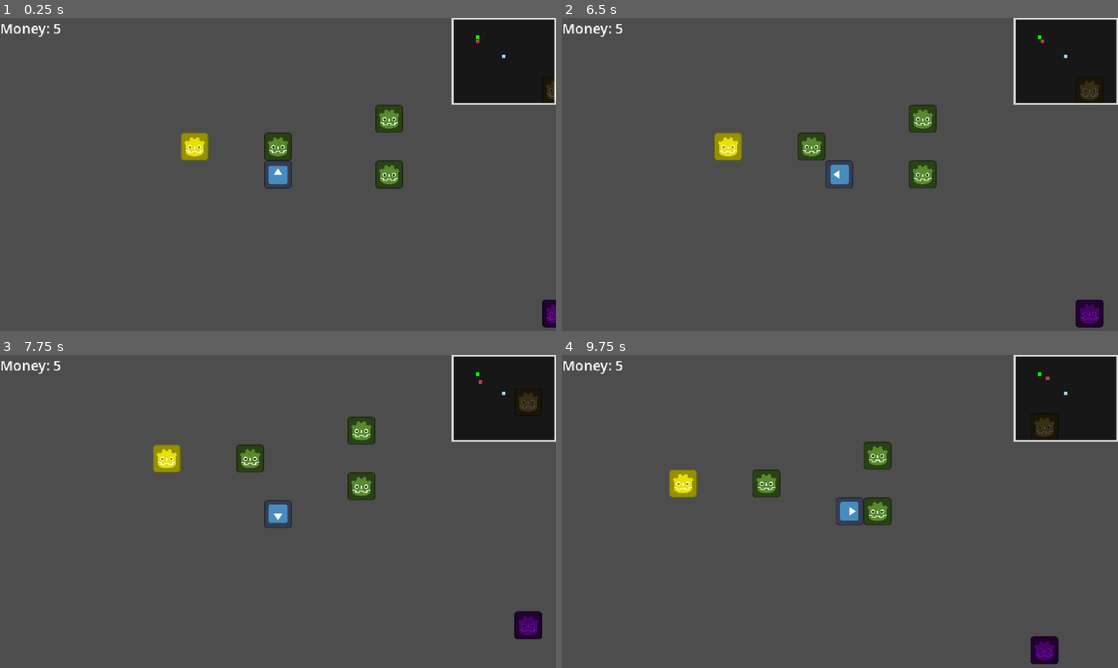
Above: before the commit, frames 1-4 (two rows, left to right).
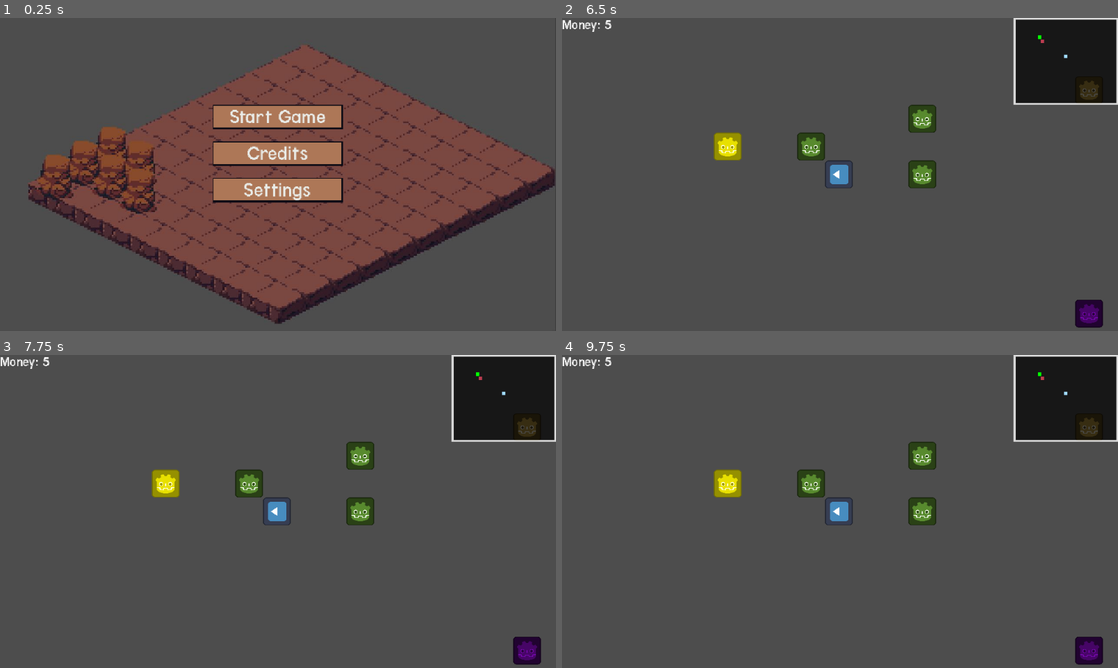
Above: after the commit, the same moments.

Repository: colejparker/brackeysgamejam2026_1
Game: Godot game, scene res://src/game.tscn
The game is run twice, just before and just after one commit, with the same random seed, the same clock (stepped at 60 frames per second) and the same inputs. The engine's default icon, where the game draws it, is replaced by a stand-in: a white triangle on a blue panel in a dark square.
Inputs (mouse positions are in pixels of both pictures, inside the frame that each line leads up to):
- Up to frame 1 (0.25 s): no input
- Up to frame 2 (6.5 s): click (840, 152) at 0.5 s, where only the run after the commit has a clickable "Credits"; click (840, 190) at 1.25 s, where only the run after the commit has a clickable "Settings"; click (840, 118) at 2 s, where only the run after the commit has a clickable "Start Game"; tap Enter at 2.75 s; hold Right (moveRight) 2.78-3.53 s; hold Down (moveDown) 3.53-4.28 s; hold Right (moveRight) 4.28-5.03 s; hold Up (moveUp) 5.03-5.78 s; hold Left (moveLeft) from 5.78 s (still down); tap Escape (escape, bound only after the commit) at 6.4 s
- Up to frame 3 (7.75 s): tap Space at 7.25 s; release Left (moveLeft) at 7.28 s; hold Down (moveDown) from 7.28 s (still down)
- Up to frame 4 (9.75 s): release Down (moveDown) at 8.03 s; hold Right (moveRight) 8.03-8.78 s; hold Up (moveUp) 8.78-9.53 s; hold Right (moveRight) from 9.53 s (still down)

The runs differ from the first frame. In frame 1, 50% of the frame differs, in the area x 0-100%, y 0-99%; in frame 2, 0.6%; in frame 3, 4.9%; in frame 4, 5.3%.

Commit message:
Add Placeholder Main Menu and Theming

Diff:
--- /dev/null
+++ b/brackeysgamejam-2026-1/default_theme.tres
@@ -0,0 +1,47 @@
+[gd_resource type="Theme" format=3 uid="uid://kvftxgmpx6vs"]
+
+[ext_resource type="FontFile" uid="uid://c6tbb4hgr0t6i" path="res://assets/fonts/Terminal-Grotesque-master/terminal-grotesque.ttf" id="1_e7bfs"]
+
+[sub_resource type="StyleBoxFlat" id="StyleBoxFlat_e7bfs"]
+bg_color = Color(0.53333336, 0.29803923, 0.16470589, 1)
+border_width_left = 1
+border_width_top = 1
+border_width_right = 2
+border_width_bottom = 2
+border_color = Color(0.039215688, 0.039215688, 0.078431375, 1)
+
+[sub_resource type="StyleBoxFlat" id="StyleBoxFlat_3taad"]
+bg_color = Color(0.7529412, 0.5803922, 0.4509804, 1)
+border_width_left = 1
+border_width_top = 1
+border_width_right = 2
+border_width_bottom = 2
+border_color = Color(0.039215688, 0.039215688, 0.078431375, 1)
+
+[sub_resource type="StyleBoxFlat" id="StyleBoxFlat_7j863"]
+bg_color = Color(0.6784314, 0.46666667, 0.34117648, 1)
+border_width_left = 1
+border_width_top = 1
+border_width_right = 2
+border_width_bottom = 2
+border_color = Color(0.039215688, 0.039215688, 0.078431375, 1)
+
+[sub_resource type="StyleBoxFlat" id="StyleBoxFlat_50bnw"]
+bg_color = Color(0.84313726, 0.70980394, 0.5803922, 1)
+border_width_left = 1
+border_width_top = 1
+border_width_right = 2
+border_width_bottom = 2
+border_color = Color(0.039215688, 0.039215688, 0.078431375, 1)
+
+[resource]
+resource_name = "default_theme"
+default_font = ExtResource("1_e7bfs")
+default_font_size = 12
+Button/colors/font_color = Color(0.91764706, 0.92941177, 0.9137255, 1)
+Button/colors/font_hover_pressed_color = Color(0.78039217, 0.8117647, 0.8, 1)
+Button/font_sizes/font_size = 24
+Button/styles/focus = SubResource("StyleBoxFlat_e7bfs")
+Button/styles/hover = SubResource("StyleBoxFlat_3taad")
+Button/styles/normal = SubResource("StyleBoxFlat_7j863")
+Button/styles/pressed = SubResource("StyleBoxFlat_50bnw")
--- a/brackeysgamejam-2026-1/project.godot
+++ b/brackeysgamejam-2026-1/project.godot
@@ -30,6 +30,11 @@
 window/size/window_width_override=1280
 window/size/window_height_override=720
 window/stretch/mode="canvas_items"
+window/stretch/aspect="expand"
+
+[gui]
+
+theme/custom_font="uid://c6tbb4hgr0t6i"
 
 [input]
 
@@ -57,6 +62,11 @@
 , Object(InputEventKey,"resource_local_to_scene":false,"resource_name":"","device":-1,"window_id":0,"alt_pressed":false …(183 unchanged characters)…
 ]
 }
+escape={
+"deadzone": 0.2,
+"events": [Object(InputEventKey,"resource_local_to_scene":false,"resource_name":"","device":-1,"window_id":0,"alt_pressed":false,"shift_pressed":false,"ctrl_pressed":false,"meta_pressed":false,"pressed":false,"keycode":0,"physical_keycode":4194305,"key_label":0,"unicode":0,"location":0,"echo":false,"script":null)
+]
+}
 
 [rendering]
 
--- a/brackeysgamejam-2026-1/src/bugger/levels/bugger_1.tscn
+++ b/brackeysgamejam-2026-1/src/bugger/levels/bugger_1.tscn
@@ -94,19 +94,19 @@
 sprite_texture = ExtResource("6_q80gb")
 is_lethal = false
 
-[node name="UILayer" type="CanvasLayer" parent="." unique_id=942318809]
+[node name="EndItem" type="Node2D" parent="." unique_id=690263097]
+position = Vector2(640, 320)
+
+[node name="BuggerLayer" type="CanvasLayer" parent="." unique_id=721520913]
 layer = 100
 
-[node name="Minimap" parent="UILayer" unique_id=933667967 node_paths=PackedStringArray("player", "endItem", "home") instance=ExtResource("7_minimap")]
+[node name="Minimap" parent="BuggerLayer" unique_id=699996784 node_paths=PackedStringArray("player", "endItem", "home") instance=ExtResource("7_minimap")]
 player = NodePath("../../BuggerPlayer")
 endItem = NodePath("../../EndItem")
 home = NodePath("../../ObstacleLayer/Home")
 world_size = Vector2(1280, 720)
 
-[node name="Label" type="Label" parent="UILayer" unique_id=2034554446]
+[node name="Label" type="Label" parent="BuggerLayer" unique_id=2072066828]
 offset_right = 40.0
 offset_bottom = 23.0
 script = ExtResource("9_3i68f")
-
-[node name="EndItem" type="Node2D" parent="." unique_id=690263097]
-position = Vector2(640, 320)
--- a/brackeysgamejam-2026-1/src/bugger/ui/minimap.gd
+++ b/brackeysgamejam-2026-1/src/bugger/ui/minimap.gd
@@ -9,7 +9,6 @@
 @onready var player_indicator: ColorRect = $Panel/PlayerIndicator
 @onready var end_indicator: ColorRect = $Panel/EndIndicator
 @onready var home_indicator: ColorRect = $Panel/HomeIndicator
-
 
 func _ready():
 	size = map_size
--- a/brackeysgamejam-2026-1/src/bugger/ui/money_tracker.gd
+++ b/brackeysgamejam-2026-1/src/bugger/ui/money_tracker.gd
@@ -1,8 +1,4 @@
 extends Label
-
-@export var next_bugger_level: PackedScene
-@export var next_furniture_item: PackedScene
-@export var cost_of_next_item: float = 1.0
 
 func _ready():
 	Game.money_changed.connect(_on_money_changed)
--- a/brackeysgamejam-2026-1/src/game.tscn
+++ b/brackeysgamejam-2026-1/src/game.tscn
@@ -1,9 +1,9 @@
 [gd_scene format=3 uid="uid://b4exnb3ictcbt"]
 
 [ext_resource type="Script" uid="uid://csjww0aw25tv" path="res://src/global/game.gd" id="1_3msxb"]
-[ext_resource type="PackedScene" uid="uid://44mpsq4lktra" path="res://src/bugger/levels/bugger_1.tscn" id="1_7uq6d"]
+[ext_resource type="PackedScene" uid="uid://dlhqtilh4hekm" path="res://src/global/ui/main_menu_ui.tscn" id="2_3msxb"]
 
 [node name="Game" type="Node" unique_id=560895814]
 script = ExtResource("1_3msxb")
 
-[node name="Bugger" parent="." unique_id=1415637452 instance=ExtResource("1_7uq6d")]
+[node name="InGameUI" parent="." unique_id=75778351 instance=ExtResource("2_3msxb")]
--- a/brackeysgamejam-2026-1/src/global/game.gd
+++ b/brackeysgamejam-2026-1/src/global/game.gd
@@ -1,6 +1,13 @@
 extends Node
 
+@export var next_bugger_level: PackedScene
+@export var next_furniture_item: PackedScene
+@export var cost_of_next_item: float = 1.0
+
 signal money_changed(new_amount: int)
+
+func _ready():
+	process_mode = Node.PROCESS_MODE_ALWAYS
 
 var money: int = 5:
 	set(value):
@@ -12,3 +19,14 @@
 
 func die_lose_money():
 	money -= floor(money/2)
+
+func _input(event):
+	if event.is_action_pressed("escape"):
+		if get_tree().current_scene.scene_file_path.contains("game.tscn"):
+			return
+		get_tree().paused = !get_tree().paused
+		# To-Do: Create Pause Menu to Instantiate Here
+		if get_tree().paused:
+			print("Game Paused")
+		else:
+			print("Game Resumed")
--- /dev/null
+++ b/brackeysgamejam-2026-1/src/global/ui/main_menu_ui.tscn
@@ -0,0 +1,69 @@
+[gd_scene format=3 uid="uid://dlhqtilh4hekm"]
+
+[ext_resource type="Texture2D" uid="uid://dnlw4jljv21g3" path="res://placeholder_background.JPG" id="1_74k8w"]
+[ext_resource type="Script" uid="uid://dcjp3traotr3v" path="res://src/global/ui/ui_control.gd" id="1_fywnt"]
+[ext_resource type="Theme" uid="uid://kvftxgmpx6vs" path="res://default_theme.tres" id="2_u22hs"]
+
+[node name="MainMenuUI" type="Control" unique_id=75778351]
+layout_mode = 3
+anchors_preset = 15
+anchor_right = 1.0
+anchor_bottom = 1.0
+grow_horizontal = 2
+grow_vertical = 2
+script = ExtResource("1_fywnt")
+
+[node name="MainMenu" type="MarginContainer" parent="." unique_id=832354995]
+layout_mode = 0
+offset_right = 640.0
+offset_bottom = 360.0
+
+[node name="TextureRect" type="TextureRect" parent="MainMenu" unique_id=224865578]
+custom_minimum_size = Vector2(640, 360)
+layout_mode = 2
+size_flags_horizontal = 0
+size_flags_vertical = 0
+texture = ExtResource("1_74k8w")
+expand_mode = 1
+
+[node name="VBoxContainer" type="VBoxContainer" parent="MainMenu" unique_id=691897697]
+custom_minimum_size = Vector2(640, 360)
+layout_mode = 2
+size_flags_horizontal = 0
+size_flags_vertical = 0
+
+[node name="MarginContainer" type="MarginContainer" parent="MainMenu/VBoxContainer" unique_id=1941564367]
+layout_mode = 2
+theme_override_constants/margin_top = 100
+
+[node name="StartGame" type="Button" parent="MainMenu/VBoxContainer/MarginContainer" unique_id=1397437365]
+custom_minimum_size = Vector2(150, 20)
+layout_mode = 2
+size_flags_horizontal = 4
+size_flags_vertical = 4
+theme = ExtResource("2_u22hs")
+text = "Start Game"
+
+[node name="MarginContainer2" type="MarginContainer" parent="MainMenu/VBoxContainer" unique_id=1619423692]
+layout_mode = 2
+theme_override_constants/margin_top = 10
+
+[node name="Credits" type="Button" parent="MainMenu/VBoxContainer/MarginContainer2" unique_id=1654602289]
+custom_minimum_size = Vector2(150, 20)
+layout_mode = 2
+size_flags_horizontal = 4
+size_flags_vertical = 4
+theme = ExtResource("2_u22hs")
+text = "Credits"
+
+[node name="MarginContainer3" type="MarginContainer" parent="MainMenu/VBoxContainer" unique_id=1757143085]
+layout_mode = 2
+theme_override_constants/margin_top = 10
+
+[node name="Settings" type="Button" parent="MainMenu/VBoxContainer/MarginContainer3" unique_id=1905089171]
+custom_minimum_size = Vector2(150, 20)
+layout_mode = 2
+size_flags_horizontal = 4
+size_flags_vertical = 4
+theme = ExtResource("2_u22hs")
+text = "Settings"
--- /dev/null
+++ b/brackeysgamejam-2026-1/src/global/ui/ui_control.gd
@@ -0,0 +1,17 @@
+
+
+extends Control
+
+@onready var load_room = preload("res://src/design/world/design_world.tscn")
+@onready var load_bugger = preload("res://src/bugger/levels/bugger_1.tscn")
+
+@onready var main_menu: MarginContainer = $MainMenu
+@onready var start_game: Button = $MainMenu/VBoxContainer/MarginContainer/StartGame
+@onready var credits: Button = $MainMenu/VBoxContainer/MarginContainer2/Credits
+@onready var settings: Button = $MainMenu/VBoxContainer/MarginContainer3/Settings
+
+func _ready():
+	start_game.pressed.connect(_start_game)
+
+func _start_game():
+	get_tree().change_scene_to_packed(load_bugger)
Binary file added: brackeysgamejam-2026-1/assets/apollo-1x.png
Not shown, added: brackeysgamejam-2026-1/assets/apollo-1x.png.import
Binary file added: brackeysgamejam-2026-1/assets/fonts/Terminal-Grotesque-master/terminal-grotesque.ttf
Not shown, added: brackeysgamejam-2026-1/assets/fonts/Terminal-Grotesque-master/terminal-grotesque.ttf.import
Binary file added: brackeysgamejam-2026-1/assets/fonts/Terminal-Grotesque-master/terminal-grotesque_open.otf
Not shown, added: brackeysgamejam-2026-1/assets/fonts/Terminal-Grotesque-master/terminal-grotesque_open.otf.import
Binary file added: brackeysgamejam-2026-1/assets/ui_cole/rect.aseprite
Binary file added: brackeysgamejam-2026-1/assets/ui_cole/rect.png
Not shown, added: brackeysgamejam-2026-1/assets/ui_cole/rect.png.import
Binary file added: brackeysgamejam-2026-1/placeholder_background.JPG
Not shown, added: brackeysgamejam-2026-1/placeholder_background.JPG.import
Not shown, added: brackeysgamejam-2026-1/src/global/ui/ui_control.gd.uid
